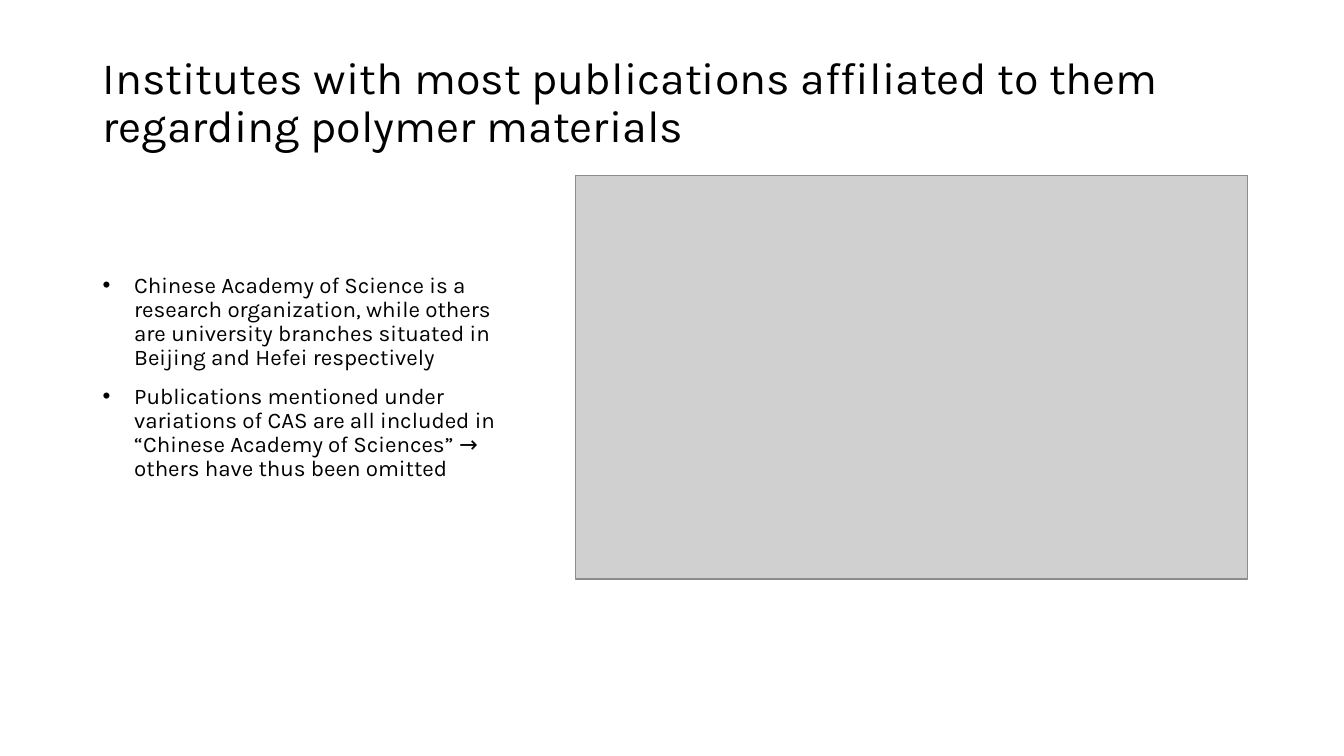
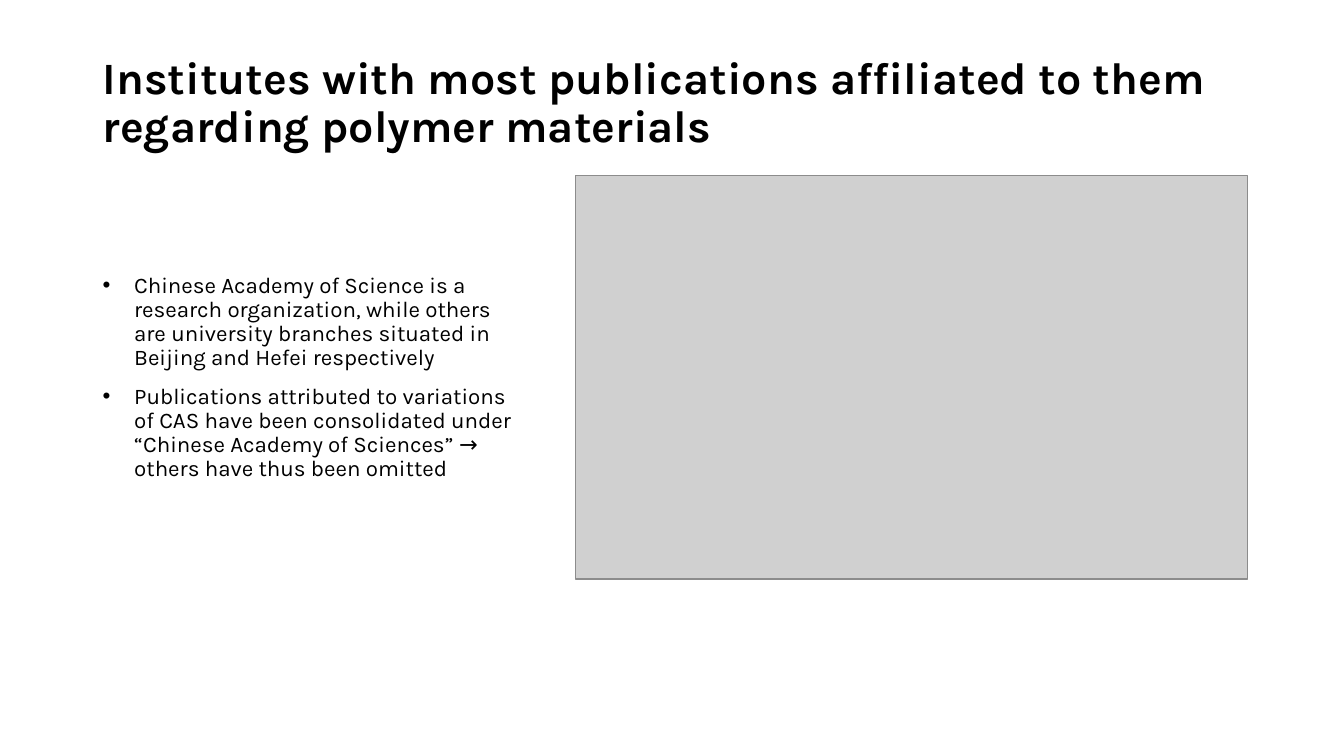
Before and after one commit to GMPuntigam/DataDrivenForesight, a slide deck: slide 14 of presentation/DataDrivenForesight.pptx. Drawn at 1344x756 pixels with LibreOffice and Linux fonts; fonts in the diff are those of the drawing; grey boxes stand for pictures. Boxes give left, top, right and bottom in pixels: in the first picture for what was removed or moved away, otherwise in the second. Text is boxed around its words. In the diff, an @@ line names an element or a change of style, - is before the commit and + after.

```diff
--- a/presentation/DataDrivenForesight.pptx
+++ b/presentation/DataDrivenForesight.pptx
@@ title "Institutes with most publications affiliated ..." at (103,62,1205,153): bold on @@
@@ text at (134,388,511,477): text changed @@
-• Publications mentioned under variations of CAS are all included in “Chinese Academy of Sciences” → others have thus been omitted
+• Publications attributed to variations of CAS have been consolidated under “Chinese Academy of Sciences” → others have thus been omitted
```
Also in this commit, not shown: 17 other slides changed, 11 other files.
